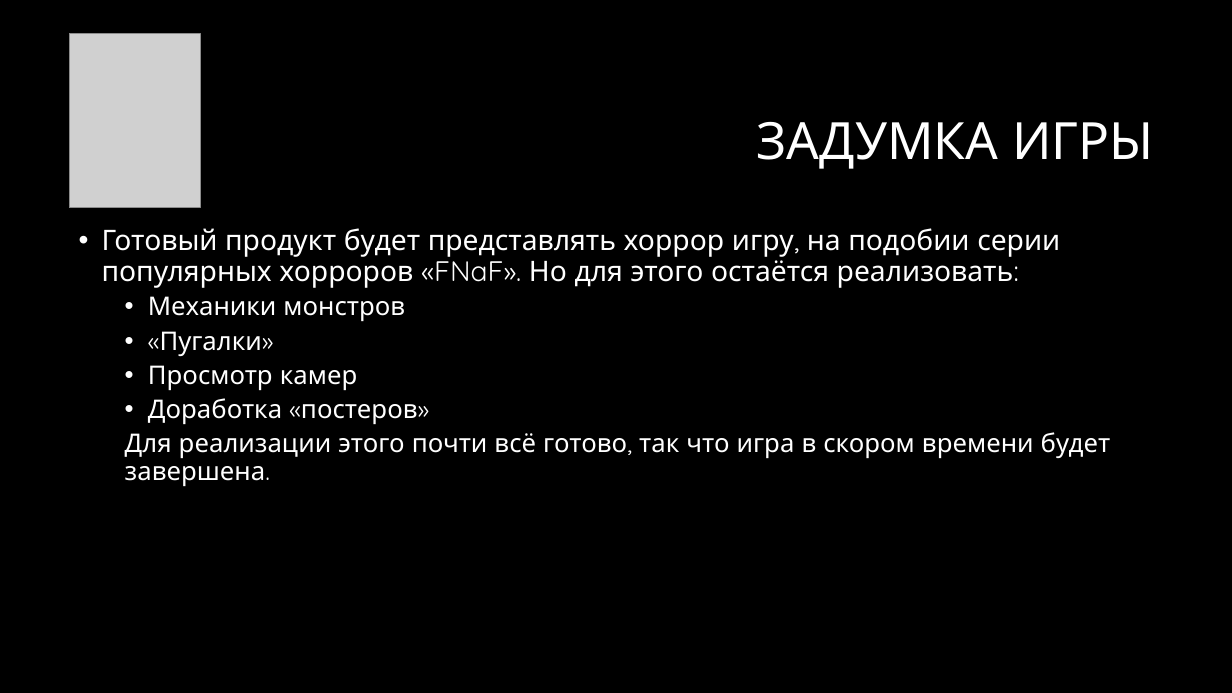
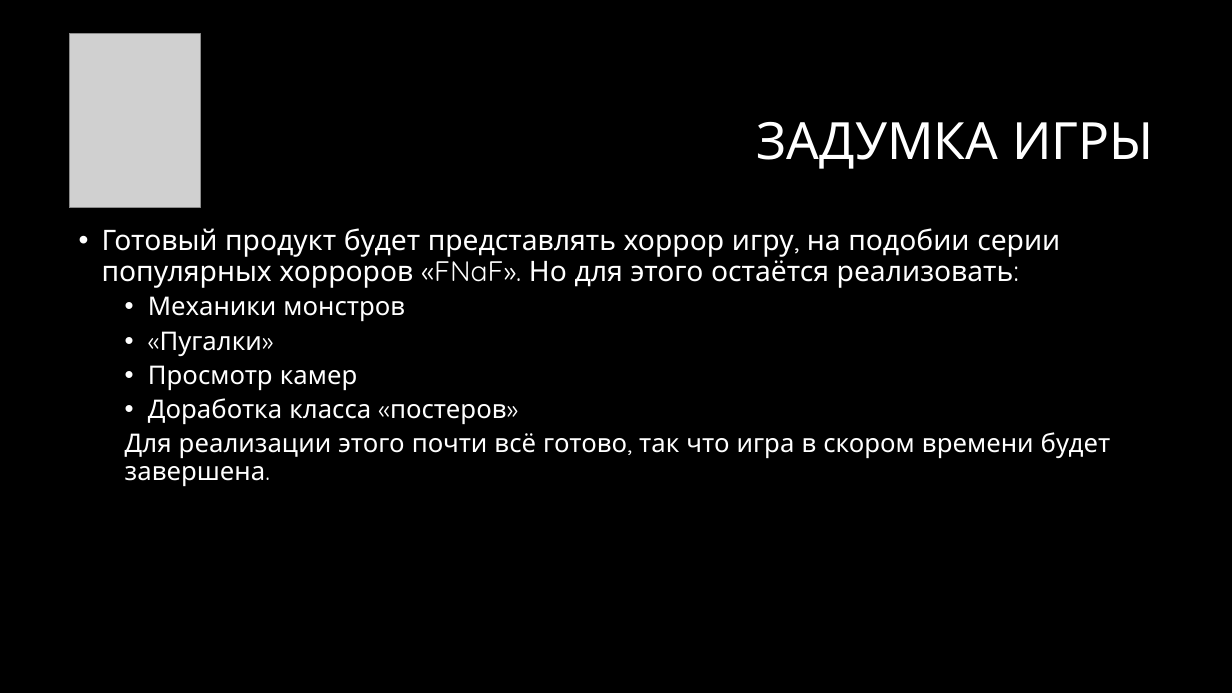
Before and after one commit to PurDAnil/Danila-Migrin_Game_git, a slide deck: slide 4 of Аттракцион страха/Аттракцион страха.pptx. Drawn at 1232x693 pixels with LibreOffice and Linux fonts; fonts in the diff are those of the drawing; grey boxes stand for pictures; background and template pictures are left out. Boxes give left, top, right and bottom in pixels: in the first picture for what was removed or moved away, otherwise in the second. Text is boxed around its words. In the diff, an @@ line names an element or a change of style, - is before the commit and + after.

```diff
--- a/Аттракцион страха/Аттракцион страха.pptx
+++ b/Аттракцион страха/Аттракцион страха.pptx
@@ text at (148,398,507,424): text changed @@
-  • Доработка «постеров»
+  • Доработка класса «постеров»
```
Also in this commit, not shown: 1 other slide changed, 3 other files.
